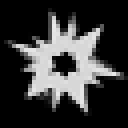
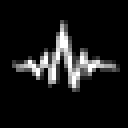
Revision of a layered 128px x 128px image; what changed, layer by layer:
added layer "Intensity" above "CritDamage" over [4, 8, 128, 116]
